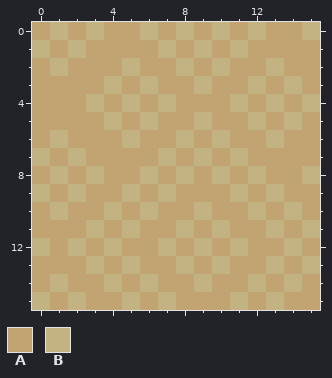
One commit to this pixel-art file: art/cfe-floor.aseprite. The picture above was drawn from the file before the commit.
16x16 pixels, 1 frame.
Palette (. is transparent): A #c1a471  B #c4b382
Pixels before, first column x 0:
 0 ABABAABABABABAAB
 1 BABAAAABABABAAAA
 2 ABAAABAABABAABAA
 3 AAAABABAABAABABA
 4 AAABABABAAABABAB
 5 AAAABABAABAABABA
 6 ABAAABAABABAABAA
 7 BABAAAABABABAAAA
 8 ABABAABABABABAAB
 9 BABAABABAAABABAA
10 ABAABABAABAABABA
11 AAABABAABABAABAB
12 BABABAABABABAABA
13 AAABABAABABAABAB
14 ABAABABAABAABABA
15 BABAABABAAABABAA
The result:
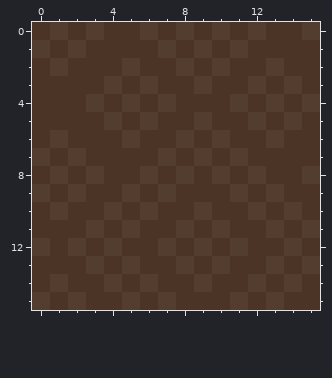
Changes in this commit:
Colour A changes from #c1a471 to #4b3426.
Colour B changes from #c4b382 to #523d2e.
